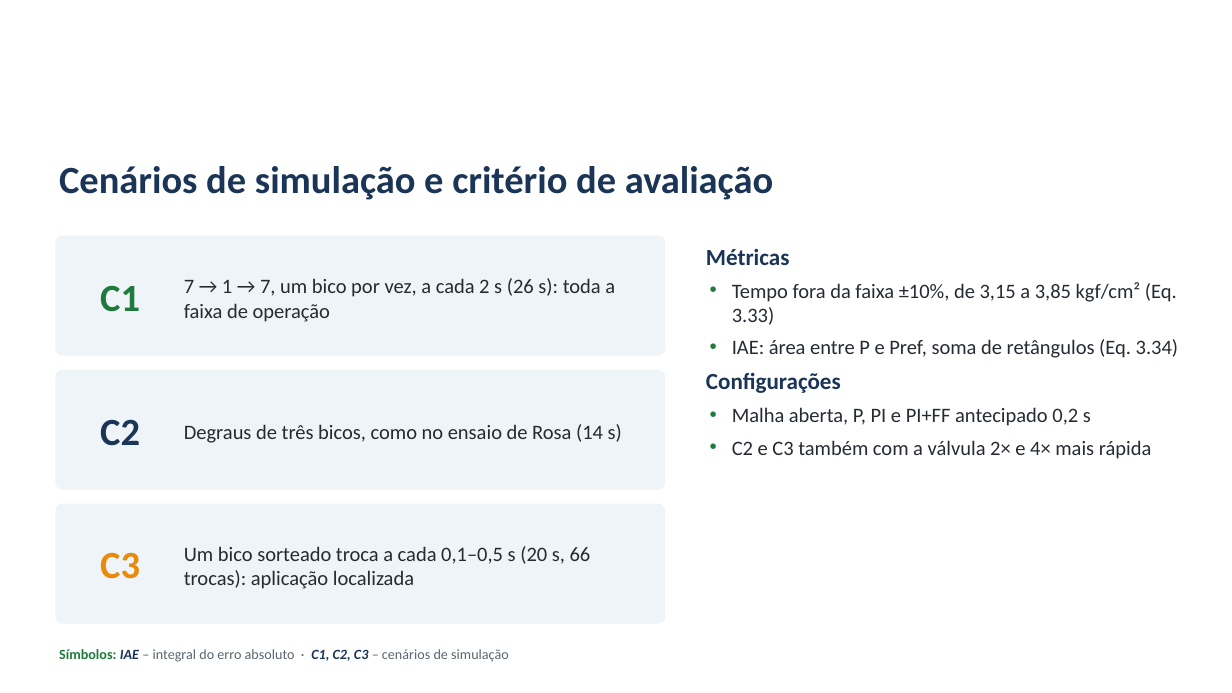
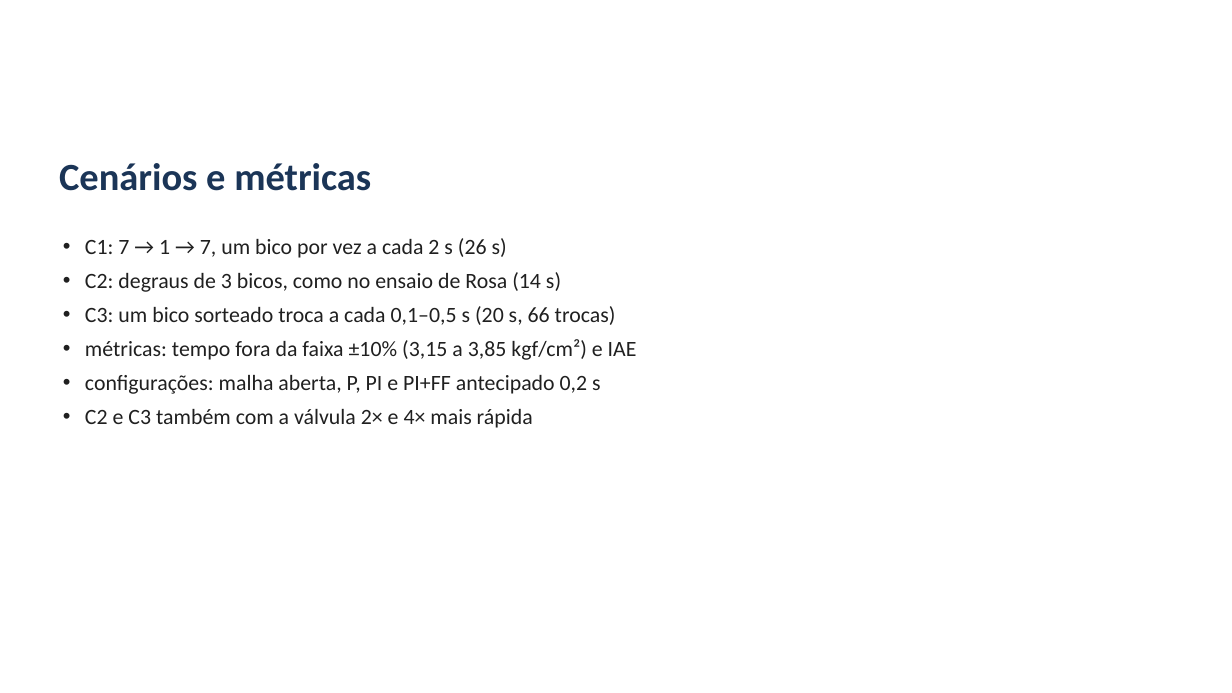
Before and after one commit to alexteroltismart/tcc, a slide deck: slide 18 of docs/Apresentacao_Banca_TCC_v25.pptx (slide 19 before the commit). Drawn at 1232x693 pixels with LibreOffice and Linux fonts; fonts in the diff are those of the drawing; background and template pictures are left out. Boxes give left, top, right and bottom in pixels: in the first picture for what was removed or moved away, otherwise in the second. Text is boxed around its words. In the diff, an @@ line names an element or a change of style, - is before the commit and + after.

```diff
--- a/docs/Apresentacao_Banca_TCC_v25.pptx
+++ b/docs/Apresentacao_Banca_TCC_v25.pptx
@@ text "Cenários e métricas" at <box>59,163,371,191</box>: vertical alignment middle to top @@
@@ text at <box>59,163,371,191</box>: text changed @@
-Cenários de simulação e critério de avaliação
+Cenários e métricas
@@ text "C1: 7 → 1 → ...": place and size @@
-text "C1: 7 → 1 → ..." at <box>706,249,1178,459</box>
+text "C1: 7 → 1 → ..." at <box>85,238,637,428</box>
@@ rounded rectangle removed at <box>55,236,665,356</box> @@
@@ text at <box>85,238,637,394</box>: text changed; size 16 to 17 pt; text colour #262B33 to #202020 @@
-Métricas
-• Tempo fora da faixa ±10%, de 3,15 a 3,85 kgf/cm² (Eq. 3.33)
-• IAE: área entre P e Pref, soma de retângulos (Eq. 3.34)
-Configurações
-• Malha aberta, P, PI e PI+FF antecipado 0,2 s
+• C1: 7 → 1 → 7, um bico por vez a cada 2 s (26 s)
+• C2: degraus de 3 bicos, como no ensaio de Rosa (14 s)
+• C3: um bico sorteado troca a cada 0,1–0,5 s (20 s, 66 trocas)
+• métricas: tempo fora da faixa ±10% (3,15 a 3,85 kgf/cm²) e IAE
+• configurações: malha aberta, P, PI e PI+FF antecipado 0,2 s
@@ text removed at <box>100,286,140,312</box> @@
-C1
@@ text removed at <box>184,278,615,322</box> @@
-7 → 1 → 7, um bico por vez, a cada 2 s (26 s): toda a faixa de operação
@@ rounded rectangle removed at <box>55,370,665,490</box> @@
@@ text at <box>85,409,533,428</box>: size 16 to 17 pt, text colour #262B33 to #202020 in "C2 e C3 também com a válvula ..." @@
@@ text removed at <box>100,419,140,446</box> @@
-C2
@@ text removed at <box>184,424,622,443</box> @@
-Degraus de três bicos, como no ensaio de Rosa (14 s)
@@ rounded rectangle removed at <box>55,504,665,624</box> @@
@@ text removed at <box>100,552,140,579</box> @@
-C3
@@ text removed at <box>184,546,591,589</box> @@
-Um bico sorteado troca a cada 0,1–0,5 s (20 s, 66 trocas): aplicação localizada
@@ text removed at <box>59,649,509,662</box> @@
-Símbolos: IAE – integral do erro absoluto · C1, C2, C3 – cenários de simulação
```
Also in this commit, not shown: 24 other slides changed, 1 slide removed, 4 other files.
